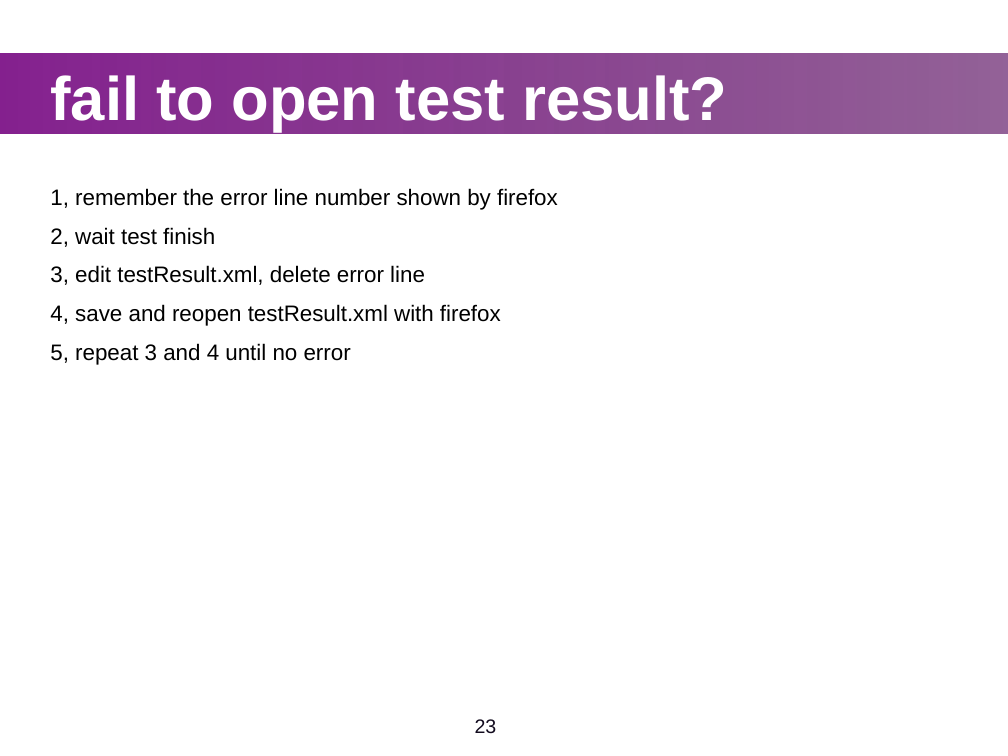
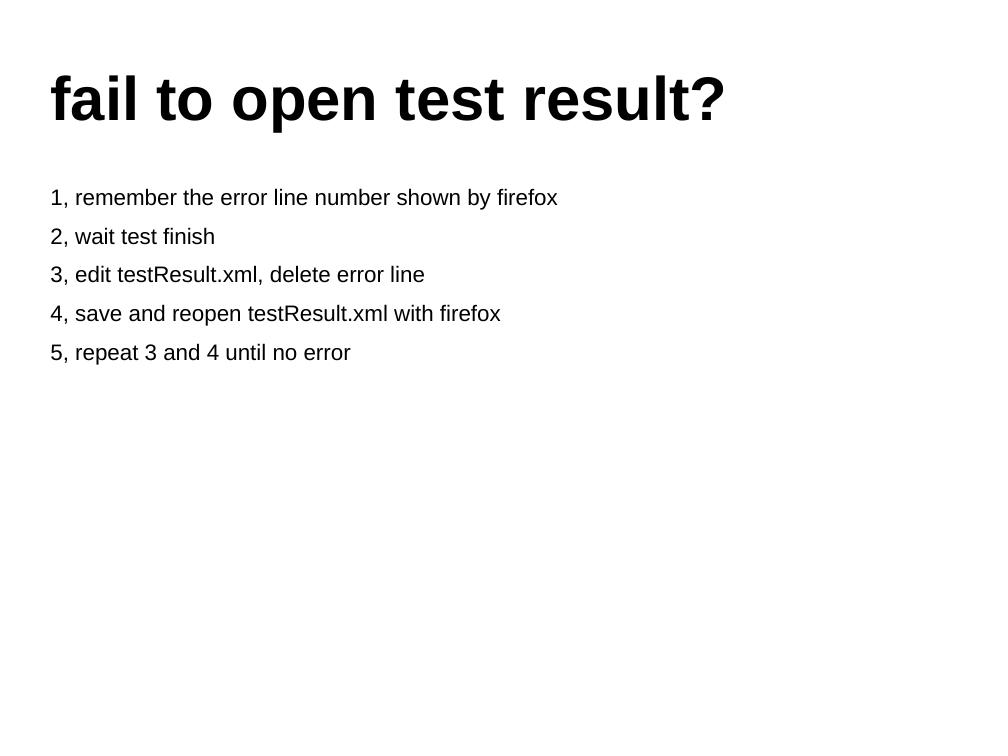
Before and after one commit to widerules/system-information, a slide deck: slide 22 of cts/CTS-training.ppt (slide 23 before the commit). Drawn at 1008x756 pixels with LibreOffice and Linux fonts; fonts in the diff are those of the drawing; background and template pictures are left out. Boxes give left, top, right and bottom in pixels: in the first picture for what was removed or moved away, otherwise in the second. Text is boxed around its words. In the diff, an @@ line names an element or a change of style, - is before the commit and + after.

```diff
--- a/cts/CTS-training.ppt
+++ b/cts/CTS-training.ppt
@@ rectangle removed at (x1=0, y1=53, x2=1008, y2=133) @@
@@ text "fail to open test result?" at (x1=50, y1=75, x2=727, y2=131): text colour #FFFFFF to #000000 @@
@@ page number removed at (x1=475, y1=719, x2=497, y2=734) @@
-23
```
Also in this commit, not shown: 40 other slides changed, 1 slide added, 2 slides removed.
